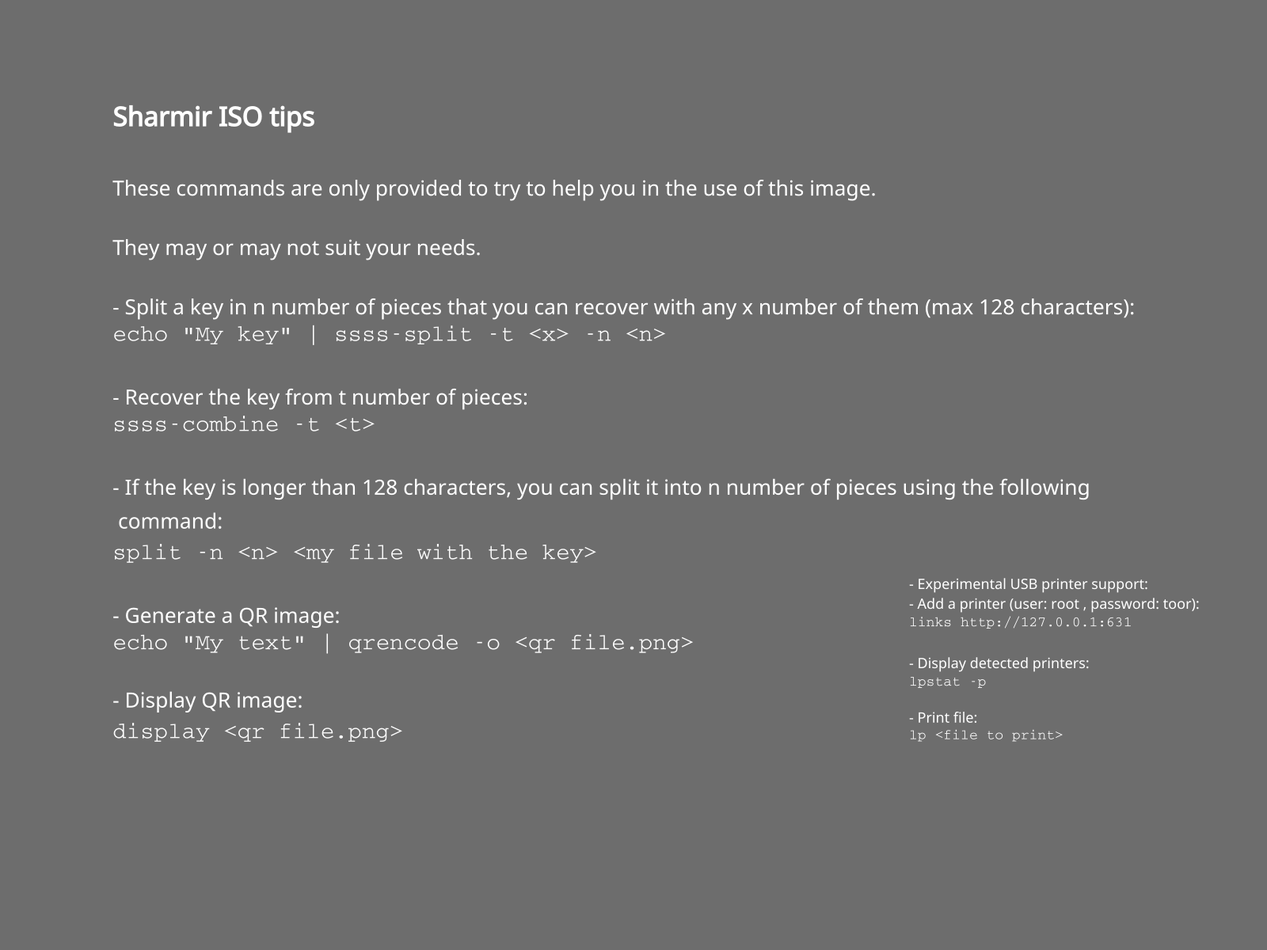
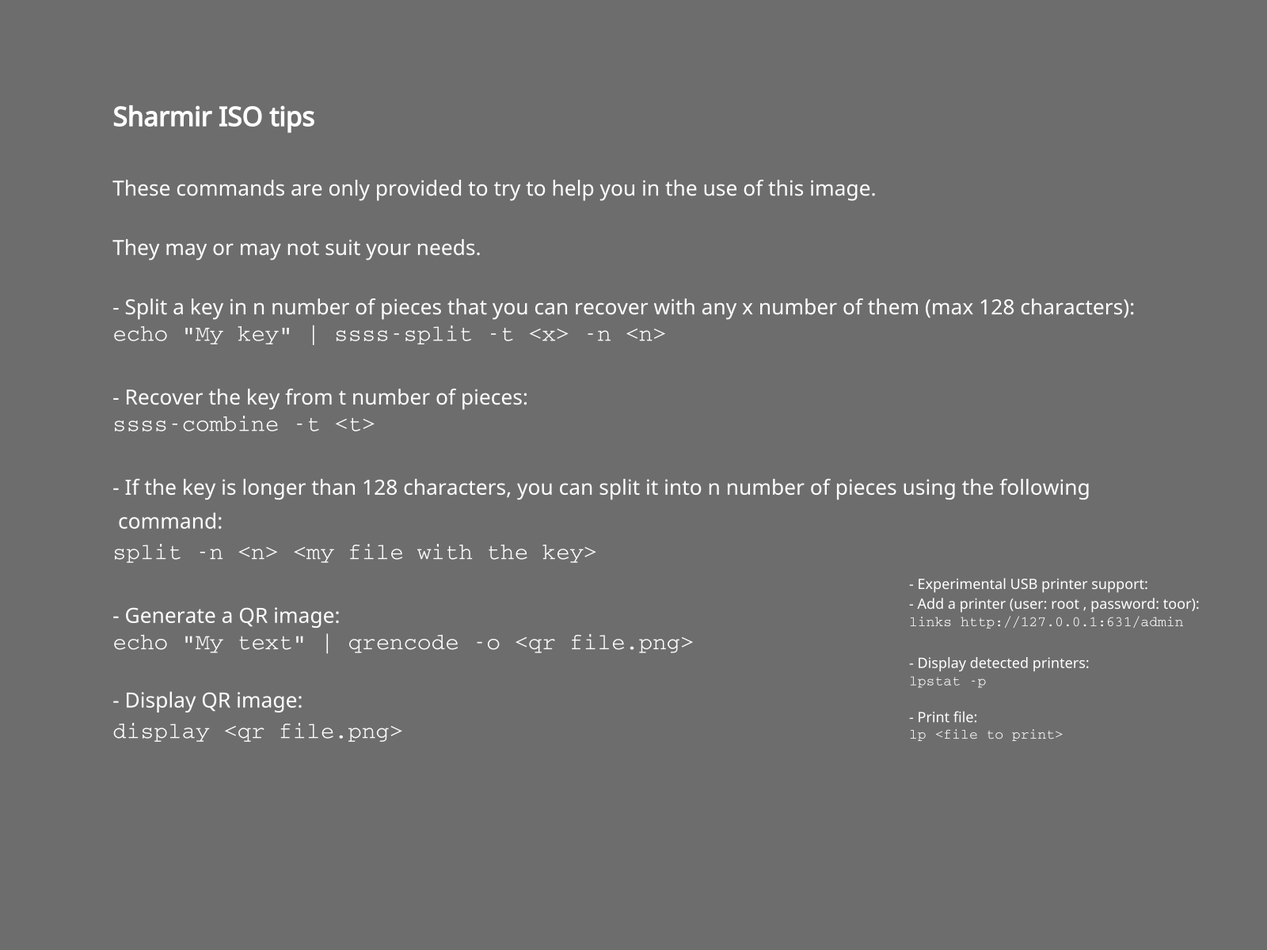
Before/after of a 1267×950 layered artwork. What changed in the layer stack:
painted on "Capa de pintura 1" over [908, 615, 1183, 742]
